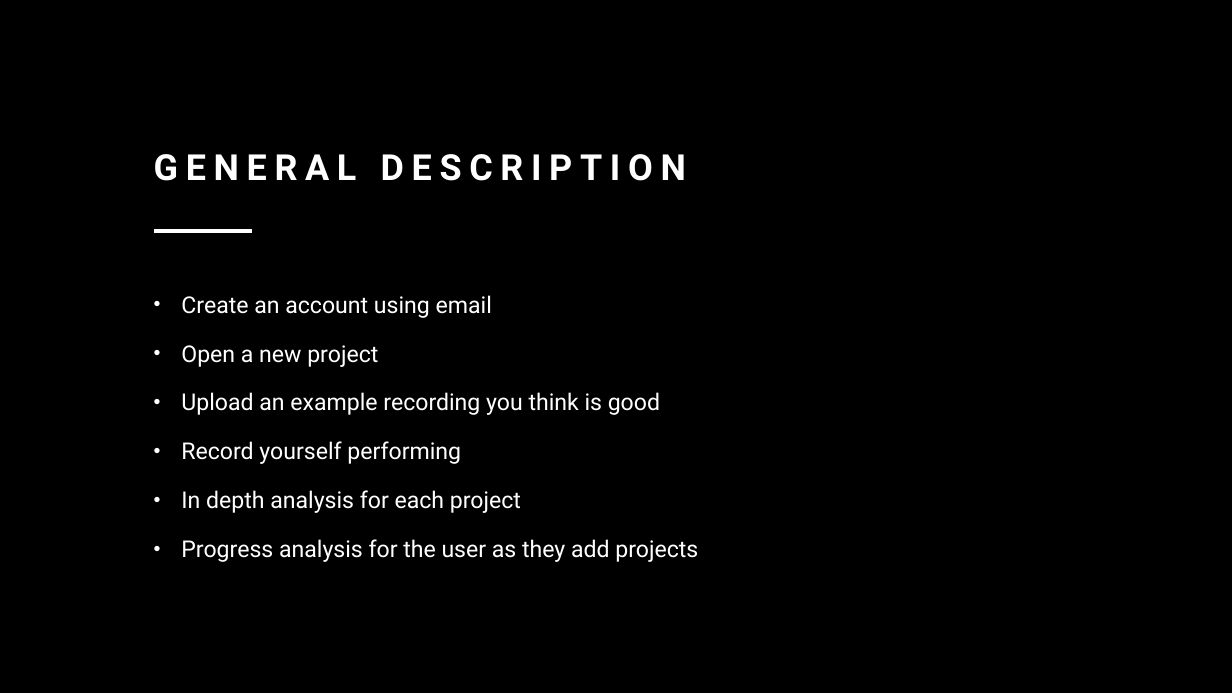
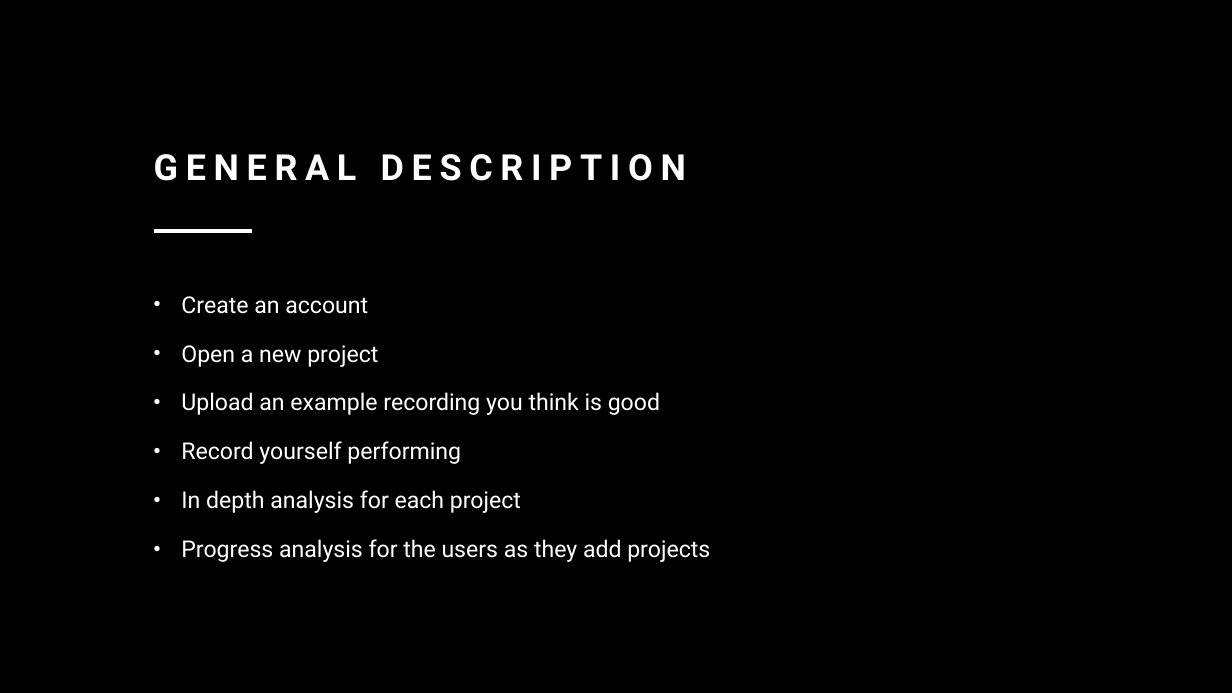
Before and after one commit to Naveavra/VoiceCoach, a slide deck: slide 3 of Docs/Voice Coach-presentation.pptx. Drawn at 1232x693 pixels with LibreOffice and Linux fonts; fonts in the diff are those of the drawing; background and template pictures are left out. Boxes give left, top, right and bottom in pixels: in the first picture for what was removed or moved away, otherwise in the second. Text is boxed around its words. In the diff, an @@ line names an element or a change of style, - is before the commit and + after.

Commit message:
updated presentation

```diff
--- a/Docs/Voice Coach-presentation.pptx
+++ b/Docs/Voice Coach-presentation.pptx
@@ text at bbox=[181, 296, 368, 314]: text changed @@
-• Create an account using email
+• Create an account
@@ text at bbox=[181, 539, 710, 562]: text changed @@
-• Progress analysis for the user as they add projects
+• Progress analysis for the users as they add projects
```
Also in this commit, not shown: 1 other slide changed, 1 slide added.
